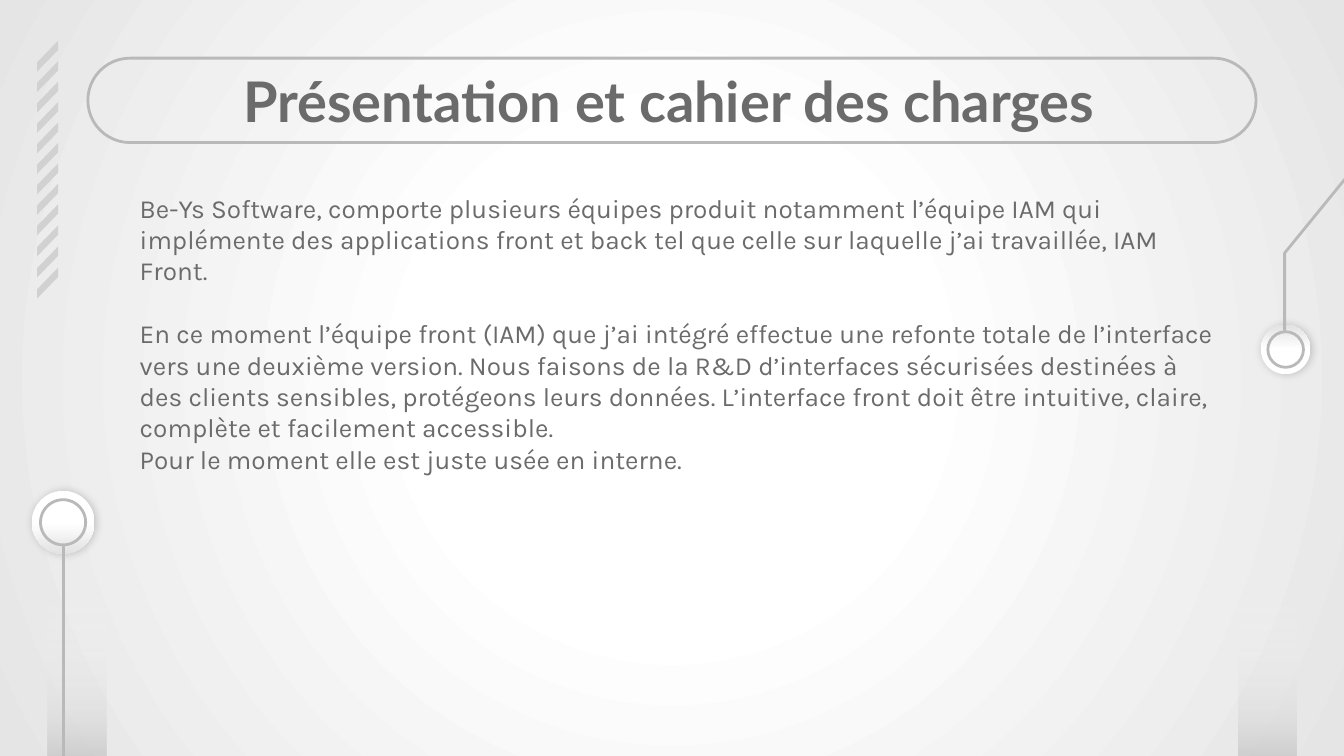
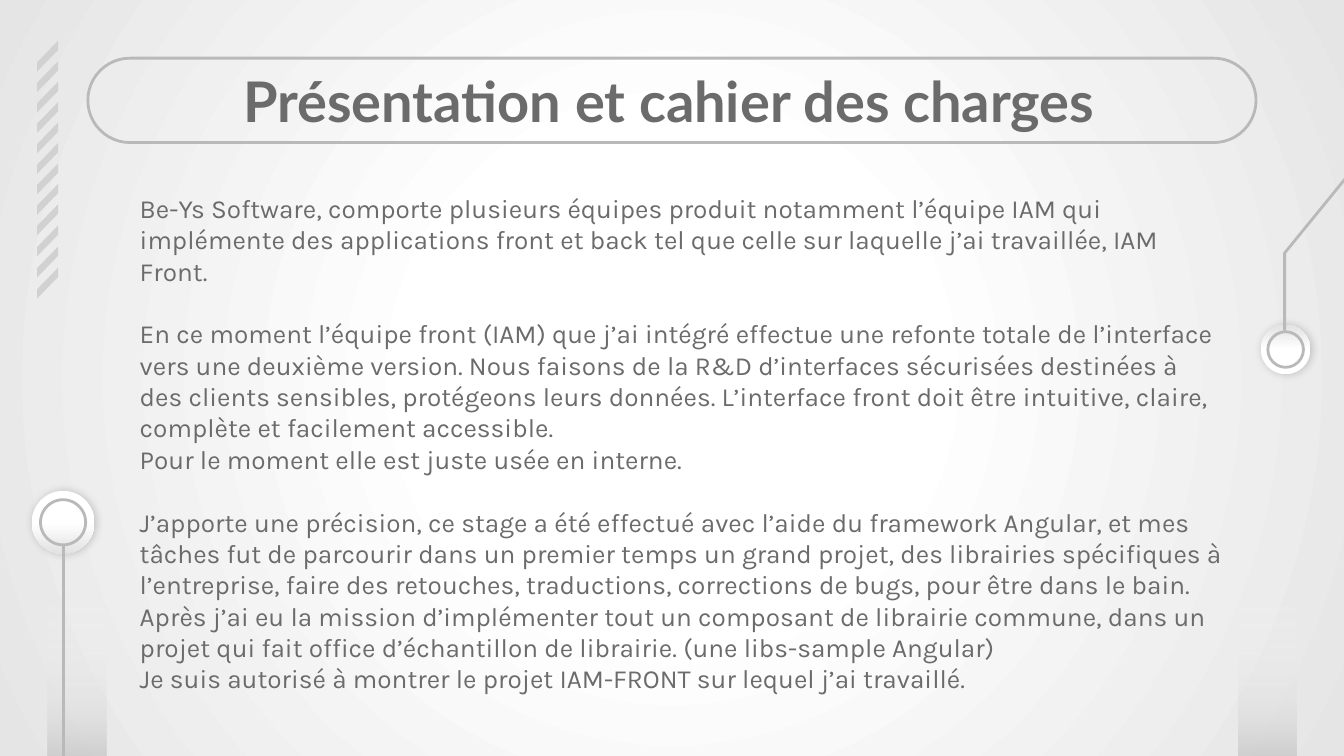
Before and after one commit to Ninewashburn/Business_case-Symfony-eShop-, a slide deck: slide 10 of capture_texte/fiche en cours de remplissage/Présentation soutenance Meynadier Renaud.pptx (slide 9 before the commit). Drawn at 1344x756 pixels with LibreOffice and Linux fonts; fonts in the diff are those of the drawing. Boxes give left, top, right and bottom in pixels: in the first picture for what was removed or moved away, otherwise in the second. Text is boxed around its words. In the diff, an @@ line names an element or a change of style, - is before the commit and + after.

```diff
--- a/capture_texte/fiche en cours de remplissage/Présentation soutenance Meynadier Renaud.pptx
+++ b/capture_texte/fiche en cours de remplissage/Présentation soutenance Meynadier Renaud.pptx
@@ text at (140,512,1221,695): paragraphs added @@
+J’apporte une précision, ce stage a été effectué avec l’aide du framework Angular, et mes tâches fut de parcourir dans un premier temps un grand projet, des librairies spécifiques à l’entreprise, faire des retouches, traductions, corrections de bugs, pour être dans le bain.
+Après j’ai eu la mission d’implémenter tout un composant de librairie commune, dans un projet qui fait office d’échantillon de librairie. (une libs-sample Angular)
+Je suis autorisé à montrer le projet IAM-FRONT sur lequel j’ai travaillé.
```
Also in this commit, not shown: 23 other slides changed, 9 slides added, 1 slide removed, 1 other file.
